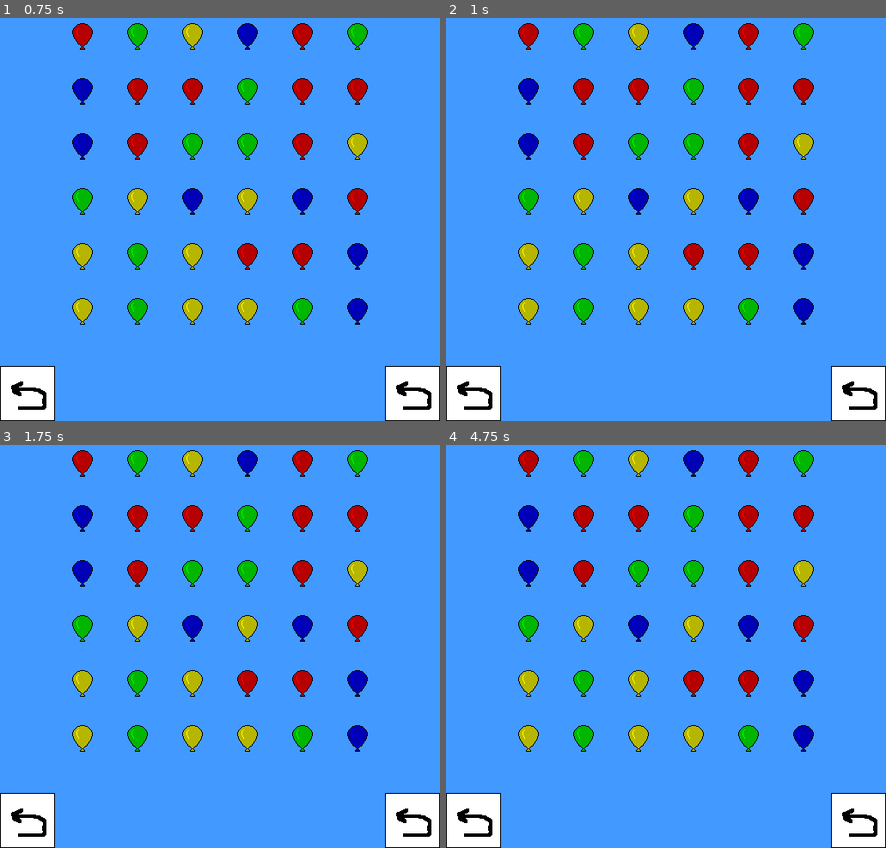
Above: before the commit, frames 1-4 (two rows, left to right).
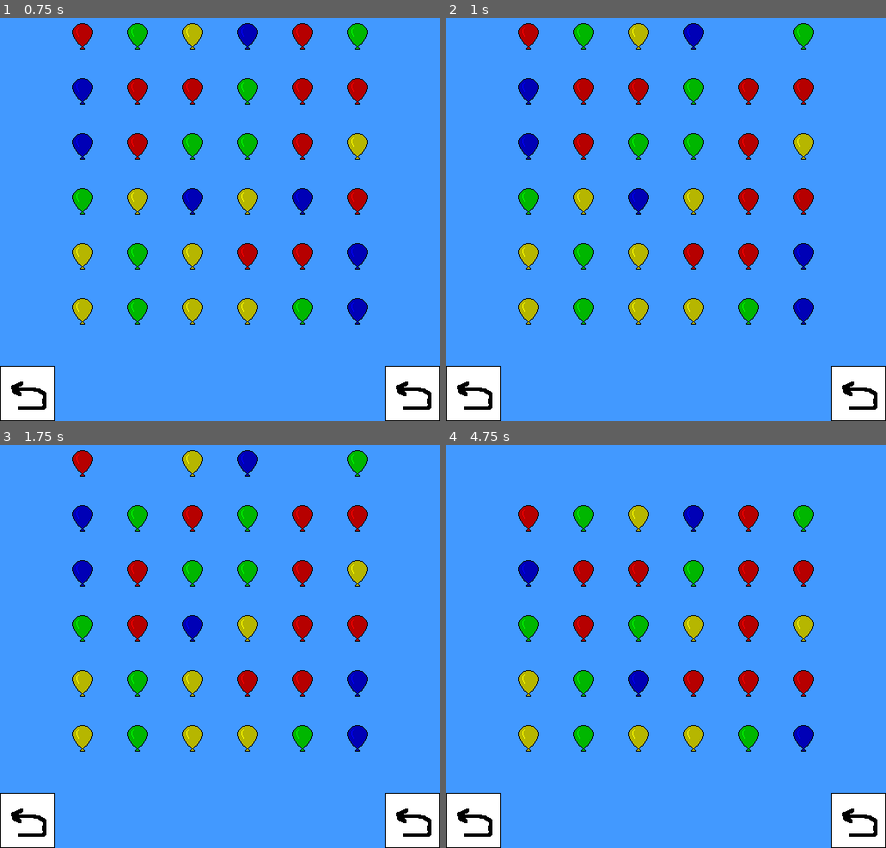
Above: after the commit, the same moments.

Repository: JohnathonNow/hmgc
Game: Godot game, scene res://Dots/Lvl.tscn
The game is run twice, just before and just after one commit, with the same random seed, the same clock (stepped at 60 frames per second) and the same inputs. This scene is started directly instead of the project's main scene.
Inputs (mouse positions are in pixels of both pictures, inside the frame that each line leads up to):
- Up to frame 1 (0.75 s): tap Enter at 0.5 s; move the mouse to (316, 179) at 0.52 s; click (316, 179) at 0.67 s
- Up to frame 2 (1 s): no input
- Up to frame 3 (1.75 s): tap Space at 1.25 s; move the mouse to (132, 650) at 1.27 s; click (132, 650) at 1.42 s
- Up to frame 4 (4.75 s): tap Enter at 2, 3.5 s; move the mouse to (710, 529) at 2.02 s; click (710, 529) at 2.17 s; tap Space at 2.75, 4.25 s; move the mouse to (644, 715) at 2.77 s; click (644, 715) at 2.92 s; move the mouse to (798, 694) at 3.52 s; click (798, 694) at 3.67 s; move the mouse to (534, 561) at 4.27 s; click (534, 561) at 4.42 s

Frame 1 is identical in both runs. In frame 2, 0.4% of the frame differs, in the area x 66-72%, y 1-49%; in frame 3, 0.9%; in frame 4, 3.4%, in the area x 16-84%, y 1-63%.
Error in both runs: Invalid access to property or key 'clicked' on a base object of type 'null instance'. (res://Balloons/balloon.gd:18)

Commit message:
Progress for tonight.

Diff:
--- a/Balloons/balloon.gd
+++ b/Balloons/balloon.gd
@@ -1,4 +1,4 @@
-extends Node2D
+class_name Balloon extends Node2D
 
 const COLORS = [
 	Color.RED,
--- a/Dots/Global.gd
+++ b/Dots/Global.gd
@@ -1,8 +1,9 @@
-extends Node
+extends Node2D
 signal clicked(object)
 signal undo(object)
 signal restart(object)
 var state = []
+var combo = []
 
 # Called when the node enters the scene tree for the first time.
 func _ready():
@@ -30,7 +31,7 @@
 
 func get_object_at(pos, group="Balloons"):
 	for o in get_tree().get_nodes_in_group(group):
-		if o.global_position.distance_to(pos) < 1:
+		if o.global_position.distance_to(pos) < 32:
 			return o
 	return null
 
@@ -62,10 +63,6 @@
 			if p and p not in x and p.modulate == object.modulate:
 				x[p] = 1
 				q.push_back(p)
-	savestate()
-	for k in x:
-		k.free()
-	call_deferred("move_down_to")
 
 func dorestart():
 	get_tree().reload_current_scene()
@@ -73,3 +70,21 @@
 
 func doundo():
 	loadstate()
+
+func _physics_process(_delta):
+	if Input.is_mouse_button_pressed(MOUSE_BUTTON_LEFT):
+		var x = get_object_at(get_global_mouse_position())
+		if combo and x and is_instance_of(x, Balloon):
+			var hor = abs(x.global_position.y - combo[-1].global_position.y) < 1 and abs(x.global_position.x - combo[-1].global_position.x) < 65
+			var ver = abs(x.global_position.x - combo[-1].global_position.x) < 1 and abs(x.global_position.y - combo[-1].global_position.y) < 65
+			print(not x in combo, hor, ver)
+			if  x.modulate == combo[0].modulate and (hor or ver) and not x in combo:
+				combo.push_back(x)
+		elif x and not combo:
+			combo.push_back(x)
+	elif combo:
+		savestate()
+		for k in combo:
+			k.free()
+		combo = []
+		call_deferred("move_down_to")
--- a/Dots/Global.tscn
+++ b/Dots/Global.tscn
@@ -2,5 +2,5 @@
 
 [ext_resource type="Script" path="res://Dots/Global.gd" id="1_jf51j"]
 
-[node name="Global" type="Node"]
+[node name="Global" type="Node2D"]
 script = ExtResource("1_jf51j")
--- a/Dots/dot.gd
+++ b/Dots/dot.gd
@@ -1,4 +1,4 @@
-extends Node2D
+class_name Dot extends Node2D
 
 const COLORS = [
 	Color.RED,
